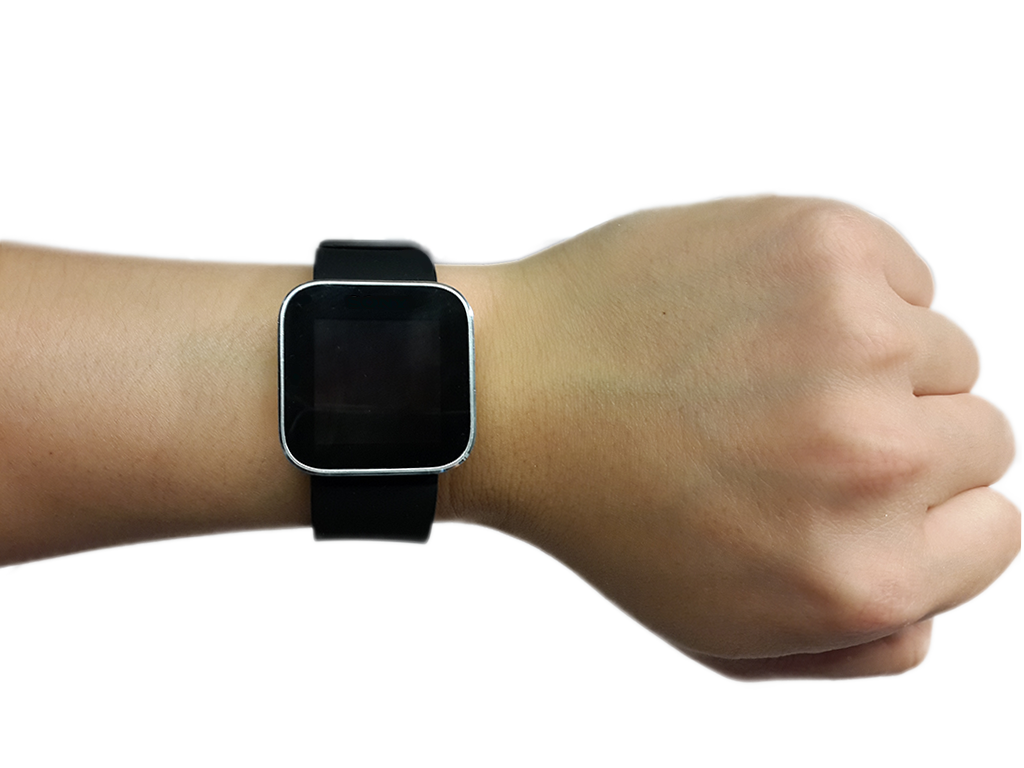
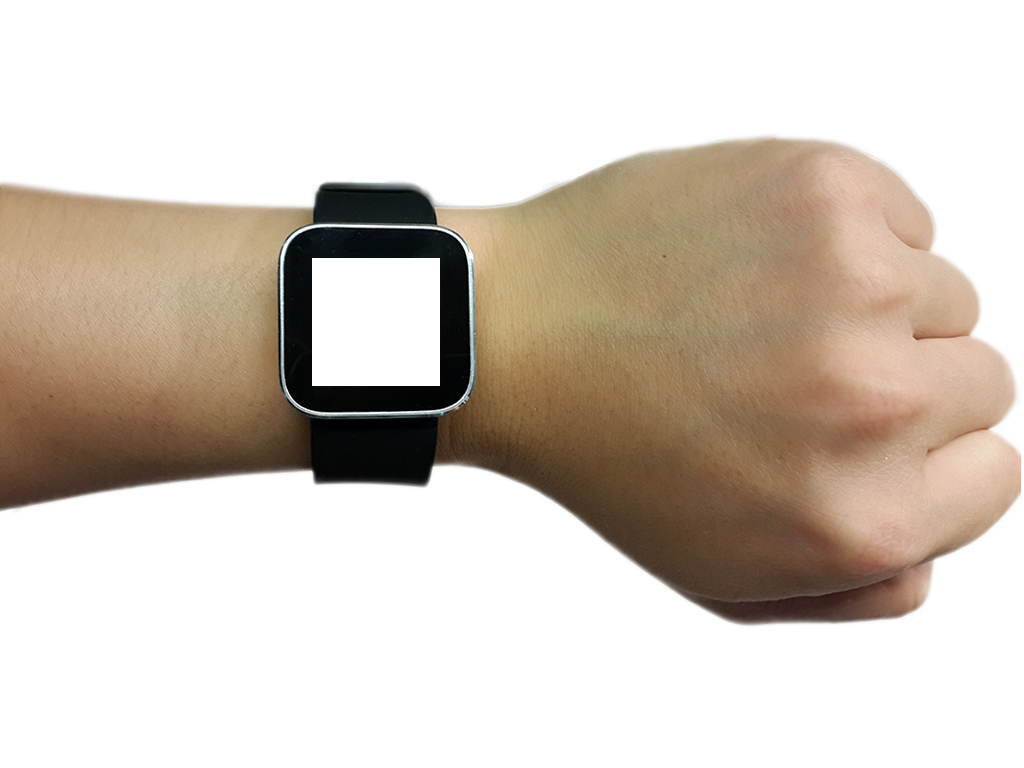
Comparing the layer stacks of the two 1024px x 768px images. Changes:
renamed "Layer 1" to "Layer 0", painted on it over <box>0,133,1022,685</box>
renamed "Layer 2" to "Layer 1", painted on it over <box>0,133,1022,685</box>
